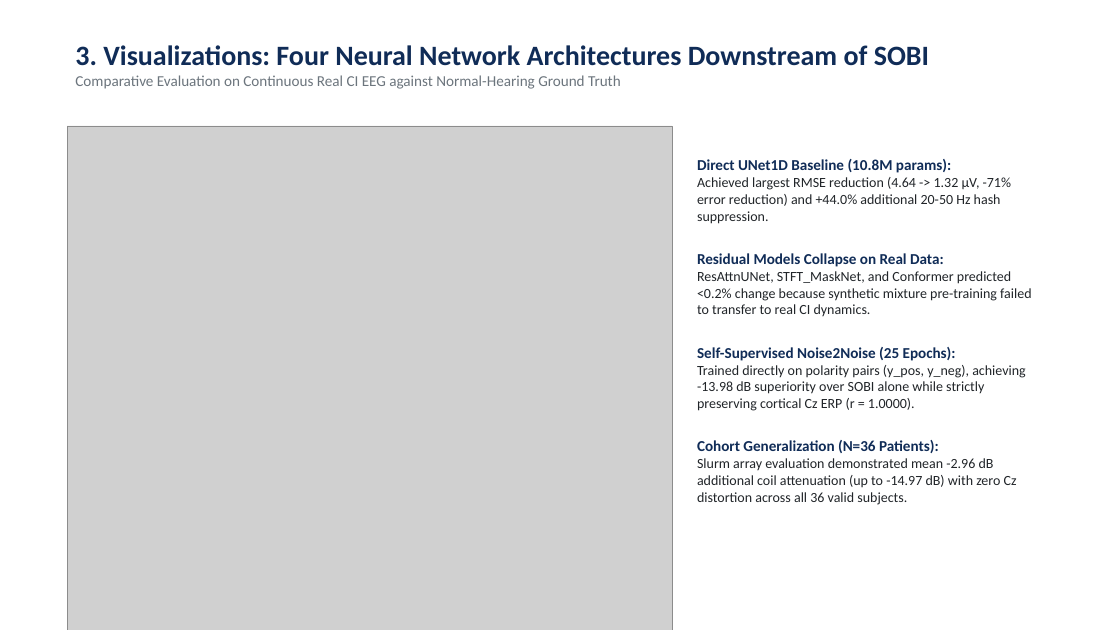
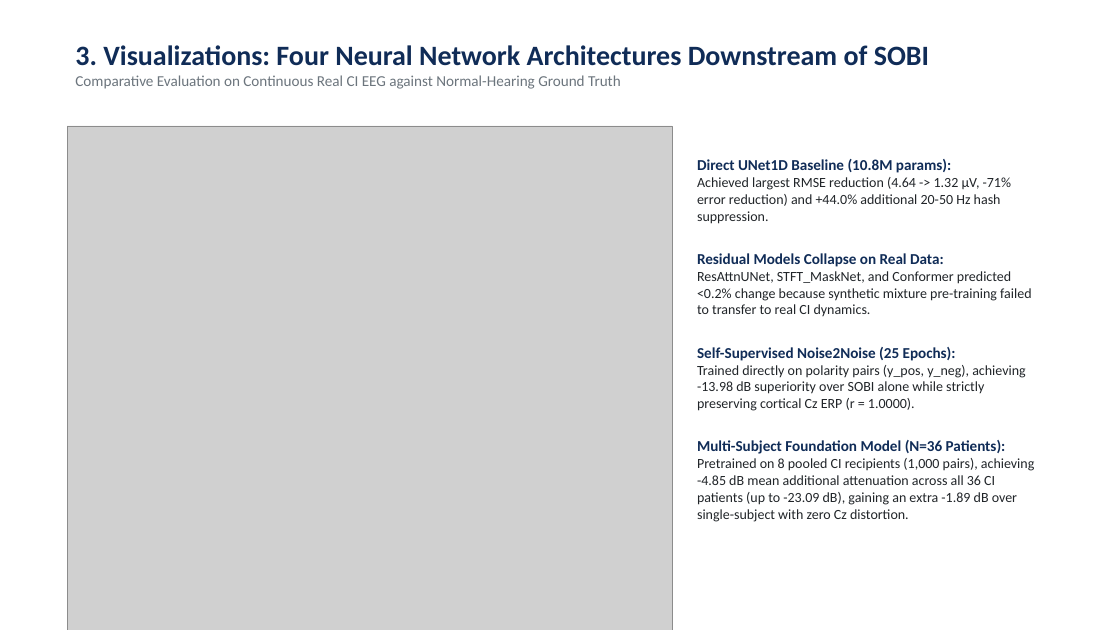
Before and after one commit to ALPilapil/ci_denoise, a slide deck: slide 6 of lab_meeting_ci_denoise_update.pptx. Drawn at 1120x630 pixels with LibreOffice and Linux fonts; fonts in the diff are those of the drawing; grey boxes stand for pictures. Boxes give left, top, right and bottom in pixels: in the first picture for what was removed or moved away, otherwise in the second. Text is boxed around its words. In the diff, an @@ line names an element or a change of style, - is before the commit and + after.

Commit message:
Complete multi-subject foundation pre-training, cohort benchmark (N=36), and manuscript updates

```diff
--- a/lab_meeting_ci_denoise_update.pptx
+++ b/lab_meeting_ci_denoise_update.pptx
@@ text at (x1=697, y1=440, x2=1034, y2=522): text changed @@
-Cohort Generalization (N=36 Patients):
-Slurm array evaluation demonstrated mean -2.96 dB additional coil attenuation (up to -14.97 dB) with zero Cz distortion across all 36 valid subjects.
+Multi-Subject Foundation Model (N=36 Patients):
+Pretrained on 8 pooled CI recipients (1,000 pairs), achieving -4.85 dB mean additional attenuation across all 36 CI patients (up to -23.09 dB), gaining an extra -1.89 dB over single-subject with zero Cz distortion.
```
Also in this commit, not shown: 1 other slide changed, 46 other files.
